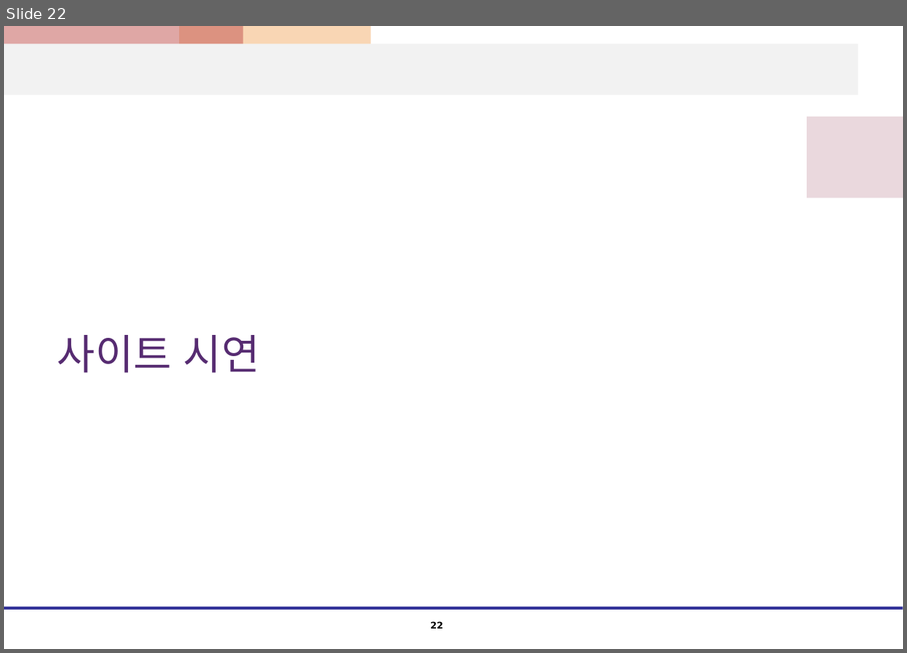
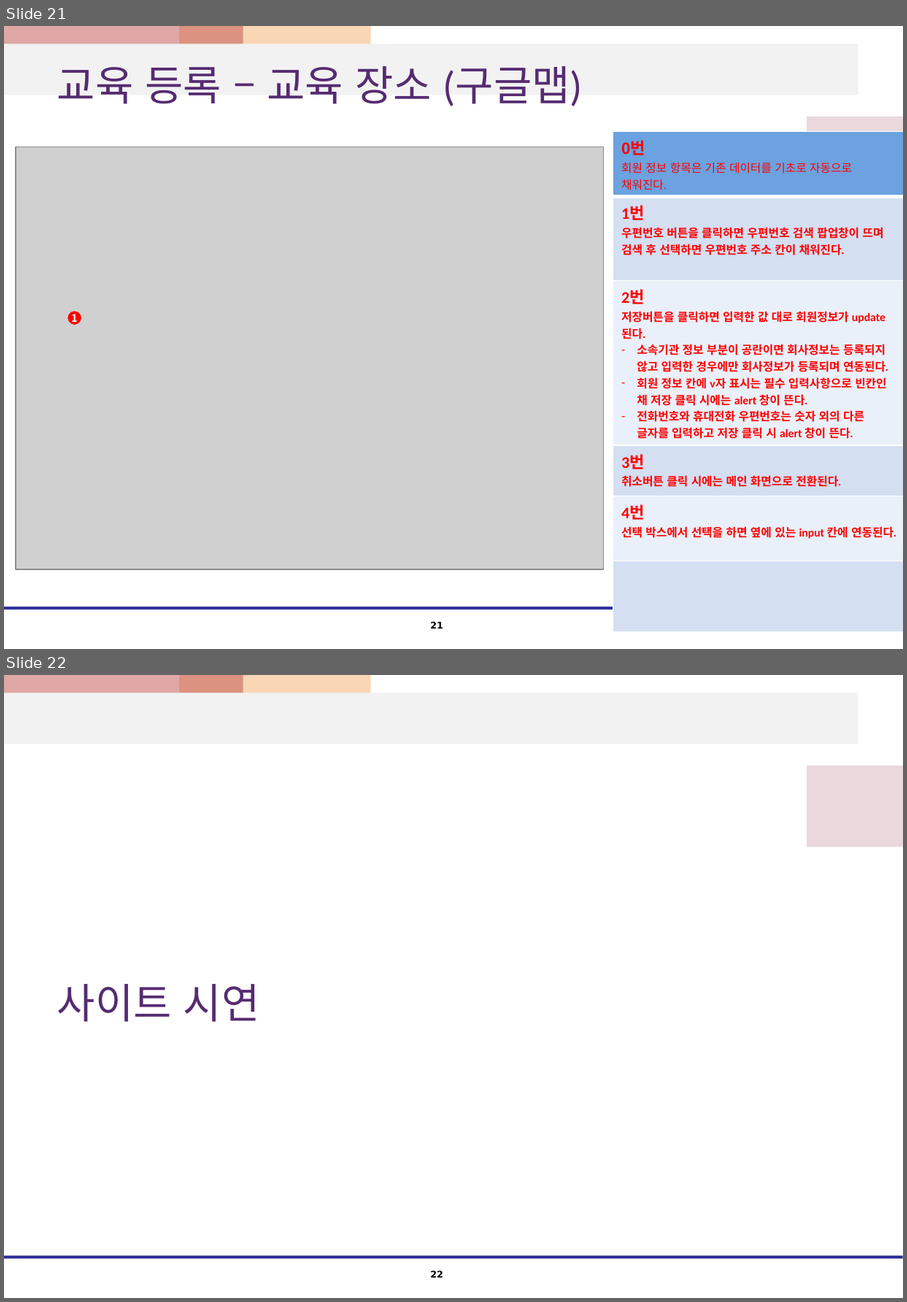
Before and after one commit to kshwang/javapj, a slide deck: 웹1팀_프로젝트_화면설계서.pptx. Shown one above the other, each under a label of ours: slide 22 before the commit, slides 21 and 22 after it. The pictures are 907x653 and 907x1302 pixels, drawn with LibreOffice and Linux fonts; fonts in the diff are those of the drawing; grey boxes stand for pictures. Boxes give left, top, right and bottom in pixels: in the first picture for what was removed or moved away, otherwise in the second. Text is boxed around its words. In the diff, an @@ line names an element or a change of style, - is before the commit and + after.

```diff
--- a/웹1팀_프로젝트_화면설계서.pptx
+++ b/웹1팀_프로젝트_화면설계서.pptx
@@ slide 21 added at <box>4,26,903,649</box>, background #FFFFFF; not listed: 6 template elements that a slide beside it also shows @@
@@ title added at <box>57,66,583,106</box>, 36 pt, text #562B71 @@
+교육 등록 – 교육 장소 (구글맵)
@@ table added at <box>613,131,903,611</box>, 6 rows, 1 columns @@
+0번 / 회원 정보 항목은 기존 데이터를 기초로 자동으로 채워진다.
+1번 / 우편번호 버튼을 클릭하면 우편번호 검색 팝업창이 뜨며 검색 후 선택하면 우편번호 주소 칸이 채워진다.
+2번 / 저장버튼을 클릭하면 입력한 값 대로 회원정보가 update된다. / 소속기관 정보 부분이 공란이면 회사정보는 등록되지 않고 입력한 경우에만 회사정보가 등록되며 연동된다. / 회원 정보 칸에 v자 표시는 필수 입력사항으로 빈칸인 채 저장 클릭 시에는 alert 창이 뜬다. / 전화번호와 휴대전화 우편번호는 숫자 외의 다른 글자를 입력하고 저장 클릭 시 alert 창이 뜬다.
+3번 / 취소버튼 클릭 시에는 메인 화면으로 전환된다.
+4번 / 선택 박스에서 선택을 하면 옆에 있는 input 칸에 연동된다.
+
@@ picture added at <box>16,147,604,568</box> @@
@@ ellipse added at <box>68,311,81,325</box>, fill #FF0000, outline #FF0000 0.25 pt, 9 pt, text #FFFFFF, bold @@
+1
```
Also in this commit, not shown: 4 slides changed, 1 slide removed.
